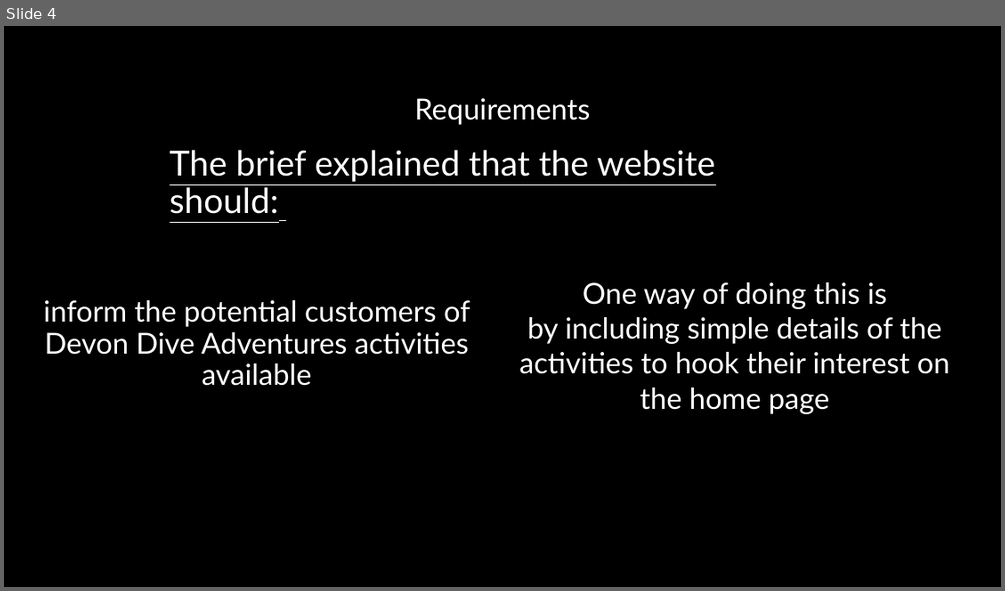
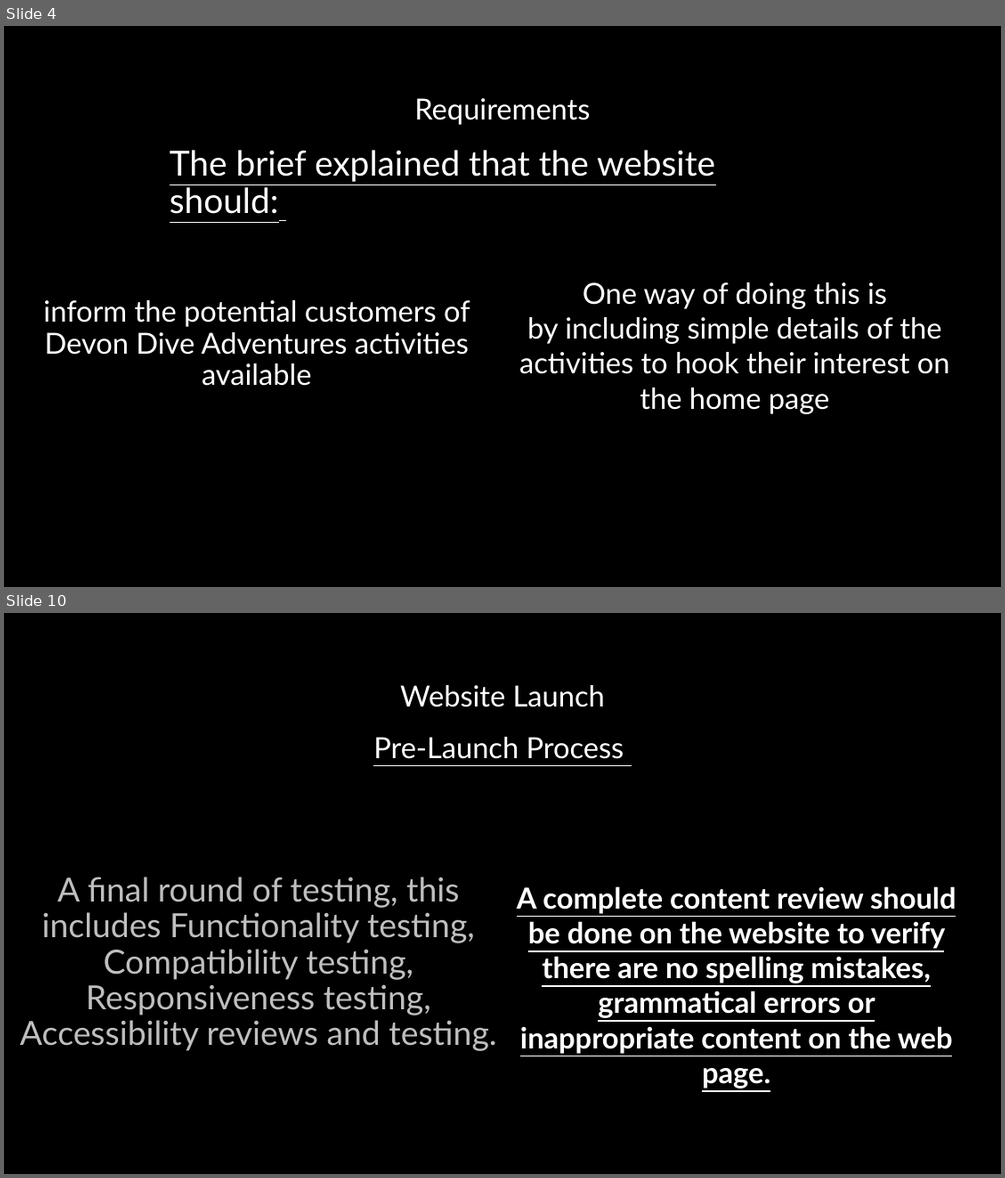
Before and after one commit to OKeast/Devon-Dive-Adventures, a slide deck: Devon Dive Adventures Presentation.pptx. Shown one above the other, each under a label of ours: slide 4 before the commit, slides 4 and 10 after it; the slides between them are not shown. The pictures are 1005x591 and 1005x1178 pixels, drawn with LibreOffice and Linux fonts; fonts in the diff are those of the drawing. Boxes give left, top, right and bottom in pixels: in the first picture for what was removed or moved away, otherwise in the second. Text is boxed around its words. In the diff, an @@ line names an element or a change of style, - is before the commit and + after.

Commit message:
Added Accessiblity, Lauch and Post Launch

```diff
--- a/Devon Dive Adventures Presentation.pptx
+++ b/Devon Dive Adventures Presentation.pptx
@@ slide 10 added at <box>4,613,1001,1174</box>, background #000000 @@
@@ title added at <box>400,685,605,707</box>, 28 pt, text #FFFFFF @@
+Website Launch
@@ text added at <box>373,737,624,759</box>, 28 pt, text #FFFFFF, underline @@
+Pre-Launch Process
@@ text added at <box>20,876,496,1051</box>, 32 pt, text #BFBFBF @@
+A final round of testing, this includes Functionality testing, Compatibility testing, Responsiveness testing, Accessibility reviews and testing.
@@ text added at <box>517,886,956,1088</box>, 28 pt, text #FFFFFF, bold, underline @@
+A complete content review should be done on the website to verify there are no spelling mistakes, grammatical errors or inappropriate content on the web page.
```
Also in this commit, not shown: 7 other slides added.
